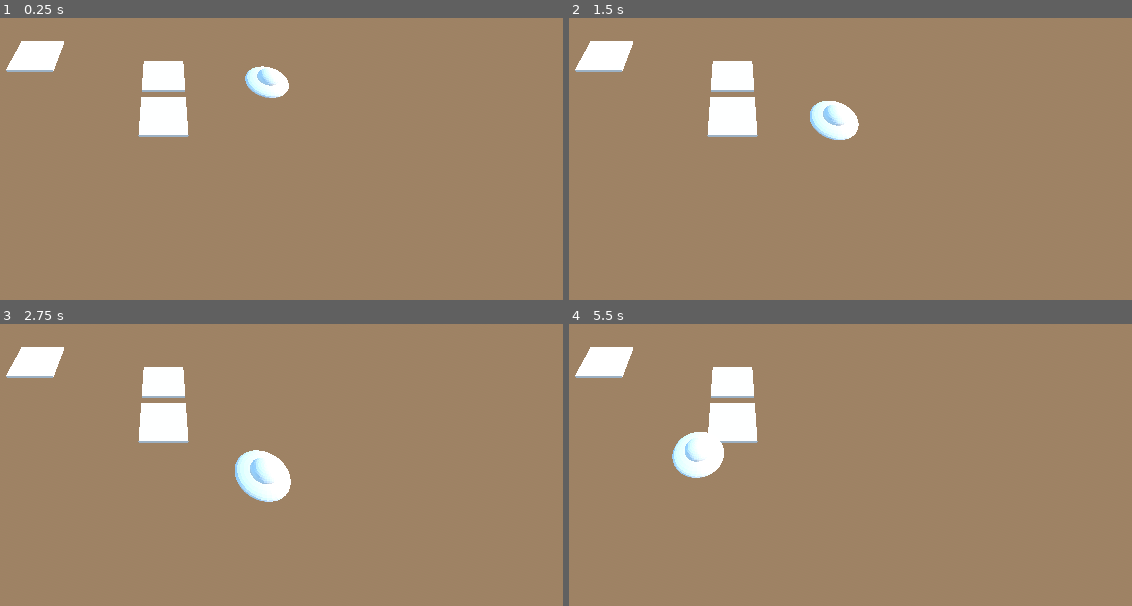
Above: before the commit, frames 1-4 (two rows, left to right).
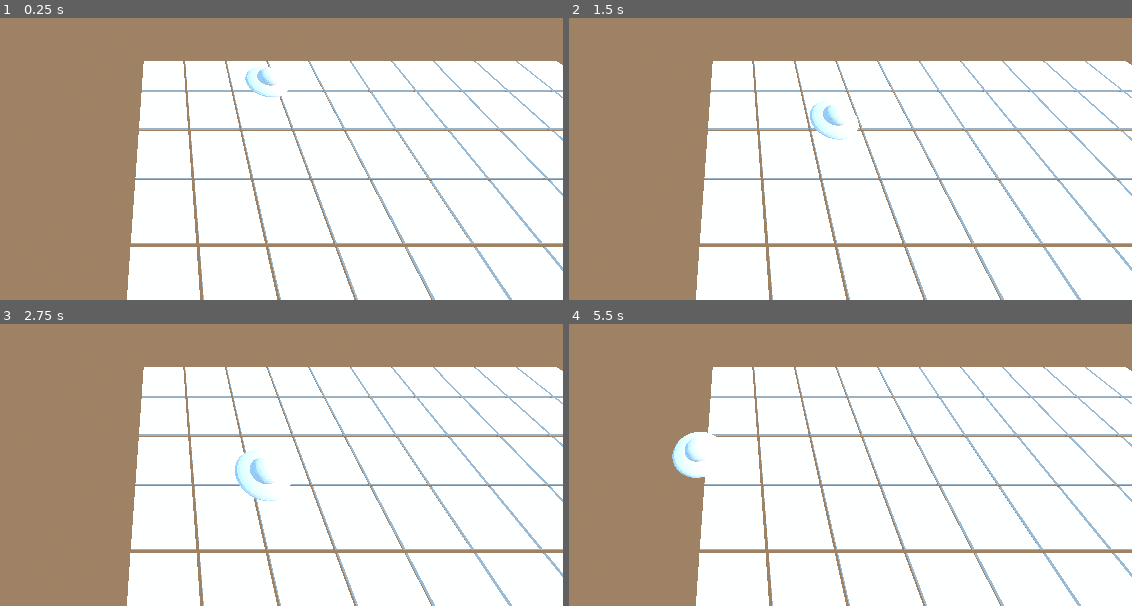
Above: after the commit, the same moments.

Repository: MackWessels/glowfront
Game: Godot game, scene res://scenes/main.tscn
The game is run twice, just before and just after one commit, with the same random seed, the same clock (stepped at 60 frames per second) and the same inputs.
Inputs (mouse positions are in pixels of both pictures, inside the frame that each line leads up to):
- Up to frame 1 (0.25 s): no input
- Up to frame 2 (1.5 s): move the mouse to (906, 51) at 0.52 s; click (906, 51) at 0.67 s; move the mouse to (574, 96) at 1.27 s; click (574, 96) at 1.42 s
- Up to frame 3 (2.75 s): move the mouse to (outside the picture) at 2.02 s; click (outside the picture) at 2.17 s
- Up to frame 4 (5.5 s): move the mouse to (692, 470) at 2.77 s; click (692, 470) at 2.92 s; move the mouse to (974, 448) at 3.52 s; click (974, 448) at 3.67 s; move the mouse to (outside the picture) at 4.27 s; click (outside the picture) at 4.42 s; move the mouse to (771, 380) at 5.02 s; click (771, 380) at 5.17 s

The runs differ from the first frame. In frame 1, 60% of the frame differs, in the area x 1-100%, y 8-100%; in frame 2, 60%; in frame 3, 60%; in frame 4, 61%.

Commit message:
created the tile board

Diff:
--- a/scenes/main.tscn
+++ b/scenes/main.tscn
@@ -1,8 +1,8 @@
 [gd_scene load_steps=8 format=3 uid="uid://b8msl4kqjlhan"]
 
 [ext_resource type="Script" uid="uid://43uec7mcm20v" path="res://scripts/main.gd" id="1_0wfyh"]
+[ext_resource type="PackedScene" uid="uid://b3dnbvtjgt0fw" path="res://scenes/tile_board.tscn" id="3_jyhfs"]
 [ext_resource type="PackedScene" uid="uid://bksm503hl2ahi" path="res://scenes/enemy.tscn" id="3_sugp2"]
-[ext_resource type="PackedScene" uid="uid://bejcwxqtu5216" path="res://scenes/tile.tscn" id="4_jyhfs"]
 
 [sub_resource type="ProceduralSkyMaterial" id="ProceduralSkyMaterial_7dm0k"]
 sky_top_color = Color(0.517647, 0.788235, 1, 1)
@@ -49,10 +49,4 @@
 [node name="TurretHolder" type="Node3D" parent="."]
 transform = Transform3D(1, 0, 0, 0, 1, 0, 0, 0, 1, 0, 0.386268, 0)
 
-[node name="Tile" parent="." instance=ExtResource("4_jyhfs")]
-
-[node name="Tile2" parent="." instance=ExtResource("4_jyhfs")]
-transform = Transform3D(1, 0, 0, 0, 1, 0, 0, 0, 1, -5.72857, 1.28761, 0)
-
-[node name="Tile3" parent="." instance=ExtResource("4_jyhfs")]
-transform = Transform3D(1, 0, 0, 0, 1, 0, 0, 0, 1, 0, 0, 2.4346)
+[node name="TileBoard" parent="." instance=ExtResource("3_jyhfs")]
--- /dev/null
+++ b/scenes/tile_board.tscn
@@ -0,0 +1,8 @@
+[gd_scene load_steps=3 format=3 uid="uid://b3dnbvtjgt0fw"]
+
+[ext_resource type="Script" uid="uid://ca8don34xaocj" path="res://scripts/tile_board.gd" id="1_58eyr"]
+[ext_resource type="PackedScene" uid="uid://bejcwxqtu5216" path="res://scenes/tile.tscn" id="2_utemg"]
+
+[node name="TileBoard" type="Node3D"]
+script = ExtResource("1_58eyr")
+tile_scene = ExtResource("2_utemg")
--- a/scripts/main.gd
+++ b/scripts/main.gd
@@ -9,17 +9,8 @@
 	for i in range(5):
 		spawn_enemy()
 
-	# DEBUG: See if the Tile node is found
-	var tile = get_node_or_null("Tile")
-	if tile:
-		print("Tile is present in Main!")
-	else:
-		print("Tile NOT found in Main.")
-
-
 func spawn_enemy():
 	if enemy_scene == null:
-		print("Enemy scene not assigned!")
 		return
 
 	var enemy = enemy_scene.instantiate()
@@ -29,7 +20,6 @@
 	follower.add_child(enemy)
 	path.add_child(follower)
 
-	print("Spawned enemy #", spawn_count + 1)
 	spawn_count += 1
 
 func _process(delta):
--- a/scripts/tile.gd
+++ b/scripts/tile.gd
@@ -2,30 +2,25 @@
 
 @export var turret_scene: PackedScene
 var has_turret = false
+var grid_x: int
+var grid_z: int
 
 func _input_event(camera: Camera3D, event: InputEvent, position: Vector3, normal: Vector3, shape_idx: int) -> void:
-	print("Tile clicked:", self)
 	if event is InputEventMouseButton and event.button_index == MOUSE_BUTTON_RIGHT and event.pressed:
 		if not has_turret:
 			place_turret()
 
-
 func place_turret():
-	if not turret_scene:
+	if turret_scene == null:
 		return
 
 	var turret = turret_scene.instantiate()
 
-	var holder = get_tree().get_current_scene().get_node("TurretHolder")
+	var holder = get_tree().get_current_scene().get_node_or_null("TurretHolder")
 	if holder:
 		holder.add_child(turret)
 	else:
-		get_tree().get_root().add_child(turret)  # Fallback
+		get_tree().get_root().add_child(turret)
 
 	turret.global_position = global_position
 	has_turret = true
-
-
-
-func _ready():
-	print("Tile ready:", self)
--- /dev/null
+++ b/scripts/tile_board.gd
@@ -0,0 +1,17 @@
+extends Node3D
+
+@export var tile_scene: PackedScene
+@export var columns: int = 10
+@export var rows: int = 10
+@export var tile_spacing: float = 2.1
+
+func _ready():
+	for x in range(columns):
+		for z in range(rows):
+			var tile = tile_scene.instantiate()
+			add_child(tile)
+			tile.global_position = Vector3(x * tile_spacing, 0, z * tile_spacing)
+
+			# Set grid coordinates
+			tile.grid_x = x
+			tile.grid_z = z
Not shown, added: scripts/tile_board.gd.uid
